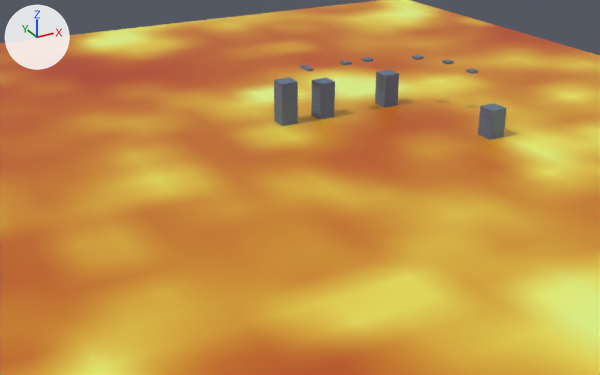
An edit to the Blender file GmodClone/res/Models/Map9/Map9.blend, drawn before and after from the same camera.
One viewpoint serves both versions: a 50 mm lens placed at (-343.0, -651.0, 256.0), pointed at (-38.0, -97.0, -21.0). The axes (+X, +Y, +Z) are drawn at upper left. The lights are the same throughout.

Before the edit, the objects in view are built like this:
```python
me_cube = bpy.data.meshes.new('Cube')
me_cube.from_pydata(...)  # a box spanning x -8.0..8.0, y -8.0..8.0, z -19.0..22.6
me_cube.materials.append(mat_brick_png)  # picture img_brick_png
me_cube_001 = bpy.data.meshes.new('Cube.001')
me_cube_001.from_pydata(...)  # a box spanning x -8.0..8.0, y -8.0..8.0, z 5.6..7.6
me_cube_001.materials.append(mat_brick_png)  # picture img_brick_png
me_cube_006 = bpy.data.meshes.new('Cube.006')
me_cube_006.from_pydata(...)  # a box spanning x -8.0..8.0, y -8.0..8.0, z -19.0..22.6
me_cube_006.materials.append(mat_brick_png)  # picture img_brick_png
ob_cube = bpy.data.objects.new('Cube', me_cube)
ob_cube.location = (0.0, 0.0, 17.4)
ob_cube_001 = bpy.data.objects.new('Cube.001', me_cube_001)
ob_cube_001.location = (22.1, 0.0, 42.4)
ob_cube_001.scale = (0.32, 1.0, 1.0)
ob_cube_004 = bpy.data.objects.new('Cube.004', me_cube_006)
ob_cube_004.location = (112.6, 0.0, 9.7)
# also in view: 'Cube.002' at (40.0, 0.0, 14.0); 'Cube.009' at (143.0, -120.0, 6.0); 'Plane' at (0.0, 0.0, 0.0)
```
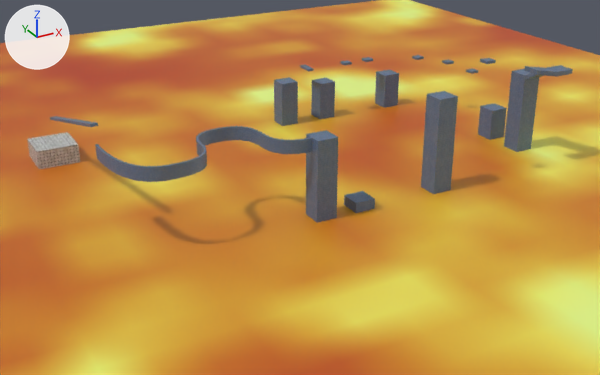
The change, as a diff of the scene's bpy script:
```diff
--- a/GmodClone/res/Models/Map9/Map9.blend.py
+++ b/GmodClone/res/Models/Map9/Map9.blend.py
@@ img_marble_png @@
+img_marble_png = load_image('Marble.png', '../../Images/SharedTextures/Marble.png', 512, 512, 'sRGB')
@@ mat_marble_png @@
+mat_marble_png = principled_material('Marble.png')
+mat_marble_png.texture = img_marble_png
@@ me_cube_004 @@
+me_cube_004.from_pydata(...)  # 22 vertices, 20 faces; spans x -29.8..8.0, y -42.3..8.0, z -19.0..32.3
+me_cube_004.materials.append(mat_brick_png)  # picture img_brick_png
@@ me_cube_017 @@
+me_cube_017.from_pydata(...)  # 8 vertices, 4 faces; spans x -8.0..8.0, y -8.0..8.0, z -19.0..22.6
+me_cube_017.materials.append(mat_brick_png)  # picture img_brick_png
@@ me_cube_020 @@
+me_cube_020.from_pydata(...)  # a box spanning x -8.0..8.0, y -8.0..8.0, z -19.0..22.6
+me_cube_020.materials.append(mat_marble_png)  # picture img_marble_png
@@ cu_nurbspath @@
+cu_nurbspath = bpy.data.curves.new('NurbsPath', 'CURVE')
+cu_nurbspath.dimensions = '3D'
+_sp = cu_nurbspath.splines.new('NURBS'); _sp.points.add(6)
+_sp.points.foreach_set('co', [54.25, 1.475, -5.105, 1.0, 29.4, 1.475, -5.105, 1.0, 29.4, 49.47, -5.105, 1.0, -15.68, 49.47, -5.105, 1.0, -15.31, 1.475, -5.105, 1.0, -76.14, 1.475, -5.105, 1.0, -76.14, 57.22, -5.105, 1.0])
+_sp.order_u = 3
+_sp.order_v = 0
+_sp.resolution_u = 19
+_sp.use_endpoint_u = True
+cu_nurbspath.use_path = True
+cu_nurbspath.use_path_clamp = True
+cu_nurbspath.bevel_resolution = 0
+cu_nurbspath.fill_mode = 'HALF'
@@ ob_cube_010 @@
+ob_cube_010 = bpy.data.objects.new('Cube.010', me_cube_004)
+ob_cube_010.location = (143.4, -154.1, 29.6)
+ob_cube_010.scale = (1.0, 1.0, 1.65)
@@ ob_cube_011 @@
+ob_cube_011 = bpy.data.objects.new('Cube.011', me_cube_001.copy())  # the mesh of ob_cube_001
+ob_cube_011.location = (69.3, -189.8, 87.6)
+ob_cube_011.scale = (0.5, 0.5, 1.0)
@@ ob_cube_013 @@
+ob_cube_013 = bpy.data.objects.new('Cube.013', me_cube.copy())  # the mesh of ob_cube
+ob_cube_013.location = (28.2, -190.8, 21.2)
+ob_cube_013.scale = (1.0, 1.0, 2.34)
@@ ob_cube_012 @@
+ob_cube_012 = bpy.data.objects.new('Cube.012', me_cube.copy())  # the mesh of ob_cube
+ob_cube_012.location = (-72.7, -190.5, 7.6)
+ob_cube_012.scale = (1.0, 1.0, 2.34)
@@ ob_cube_014 @@
+ob_cube_014 = bpy.data.objects.new('Cube.014', me_cube.copy())  # the mesh of ob_cube
+ob_cube_014.location = (-40.7, -190.5, -45.2)
+ob_cube_014.scale = (1.0, 1.0, 2.34)
@@ ob_cube_015 @@
+ob_cube_015 = bpy.data.objects.new('Cube.015', me_cube_017)
+ob_cube_015.location = (-135.9, -191.9, 60.4)
+ob_cube_015.scale = (0.101, 0.101, 0.237)
+_m = ob_cube_015.modifiers.new('Array', 'ARRAY')
+_m.count = 144
+_m.constant_offset_displace = (0.0, 0.0, 0.0)
+_m = ob_cube_015.modifiers.new('Curve', 'CURVE')
+_m.object = ob_nurbspath
@@ ob_nurbspath @@
+ob_nurbspath = bpy.data.objects.new('NurbsPath', cu_nurbspath)
+ob_nurbspath.location = (-135.8, -192.0, 65.76)
@@ ob_cube_016 @@
+ob_cube_016 = bpy.data.objects.new('Cube.016', me_cube_001.copy())  # the mesh of ob_cube_001
+ob_cube_016.location = (-211.9, -69.1, 50.6)
+ob_cube_016.rotation_euler = (-0.256, 0.0, 0.0)  # degrees (-15, 0, 0)
+ob_cube_016.scale = (0.32, 8.15, 1.0)
@@ ob_cube_017 @@
+ob_cube_017 = bpy.data.objects.new('Cube.017', me_cube_020)
+ob_cube_017.location = (-211.7, 10.7, -32.1)
+ob_cube_017.scale = (2.1, 2.1, 2.1)
```

Location of each change, [x1, y1, x2, y2] in pixels of the pictures (600 x 375 px):
'Cube.015', added: after [95, 126, 313, 182]
'Cube.013', added: after [421, 91, 458, 194]
'Cube.012', added: after [306, 130, 338, 223]
'Cube.010', added: after [504, 65, 573, 152]
'Cube.017', added: after [27, 132, 80, 169]
'Cube.014', added: after [344, 191, 375, 213]
'Cube.016', added: after [50, 116, 98, 127]
'Cube.011', added: after [480, 58, 496, 64]
